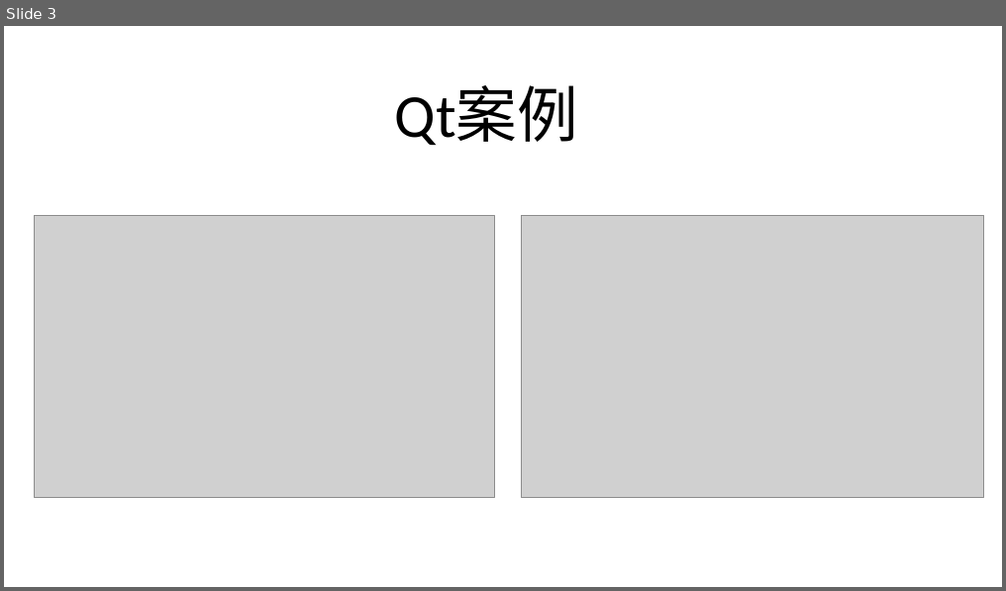
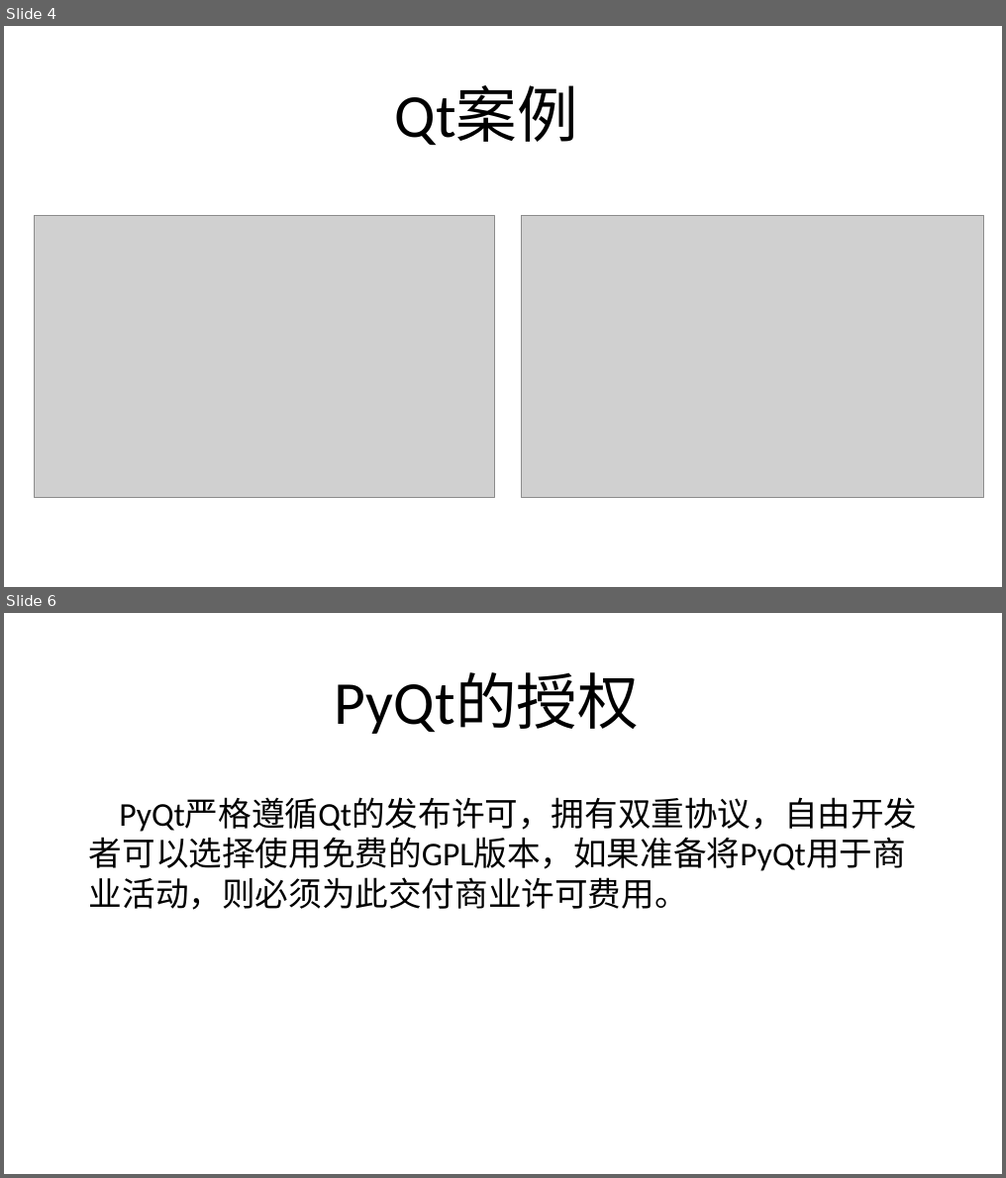
Before and after one commit to geekori/pyqt5, a slide deck: documents/01-初识PyQt5-01-PyQt5简介.pptx. Shown one above the other, each under a label of ours: slide 3 before the commit, slides 4 and 6 after it; the slides between them are not shown. The pictures are 1006x591 and 1006x1178 pixels, drawn with LibreOffice and Linux fonts; fonts in the diff are those of the drawing; grey boxes stand for pictures. Boxes give left, top, right and bottom in pixels: in the first picture for what was removed or moved away, otherwise in the second. Text is boxed around its words. In the diff, an @@ line names an element or a change of style, - is before the commit and + after.

```diff
--- a/documents/01-初识PyQt5-01-PyQt5简介.pptx
+++ b/documents/01-初识PyQt5-01-PyQt5简介.pptx
@@ slide 6 added at [4,613,1002,1174], background #FFFFFF @@
@@ title added at [335,673,639,734], 44 pt, text #000000 @@
+PyQt的授权
@@ text added at [89,798,917,910], 24 pt, text #000000 @@
+PyQt严格遵循Qt的发布许可，拥有双重协议，自由开发者可以选择使用免费的GPL版本，如果准备将PyQt用于商业活动，则必须为此交付商业许可费用。
@@ what was slide 3 is now slide 4 @@
```
Also in this commit, not shown: 1 slide changed, 4 other slides added.
